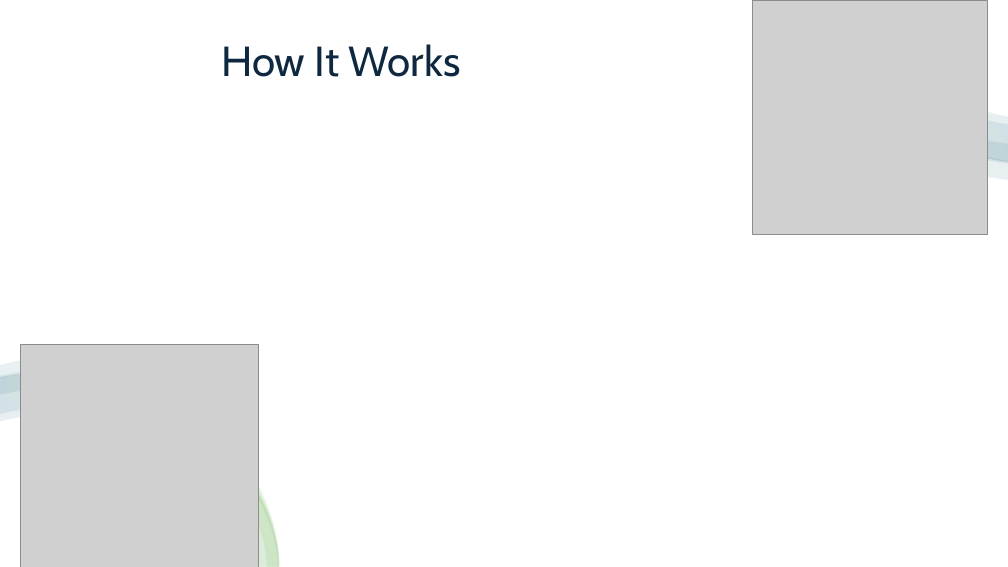
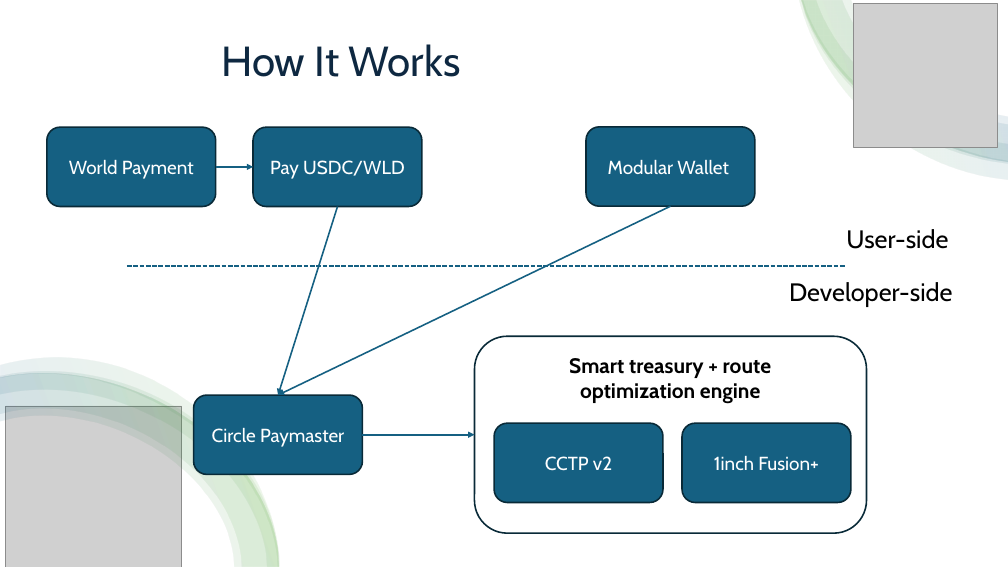
Before and after one commit to IntentPay/intent-pay, a slide deck: slide 7 of doc/ETH Global - IntentPay.pptx (slide 9 before the commit). Drawn at 1008x567 pixels with LibreOffice and Linux fonts; fonts in the diff are those of the drawing; grey boxes stand for pictures. Boxes give left, top, right and bottom in pixels: in the first picture for what was removed or moved away, otherwise in the second. Text is boxed around its words. In the diff, an @@ line names an element or a change of style, - is before the commit and + after.

```diff
--- a/doc/ETH Global - IntentPay.pptx
+++ b/doc/ETH Global - IntentPay.pptx
@@ picture removed at box(752, 0, 987, 234) @@
@@ picture added at box(854, 3, 997, 147) @@
@@ rounded rectangle added at box(47, 127, 216, 206), fill #156082, outline #092A39 1.5 pt, 18 pt, text #FFFFFF @@
+World Payment
@@ rounded rectangle added at box(253, 127, 422, 206), fill #156082, outline #092A39 1.5 pt, 18 pt, text #FFFFFF @@
+Pay USDC/WLD
@@ rounded rectangle added at box(586, 127, 755, 206), fill #156082, outline #092A39 1.5 pt, 18 pt, text #FFFFFF @@
+Modular Wallet
@@ arrow added from (216, 167) to (253, 167), #156082 1.5 pt @@
@@ arrow added from (337, 206) to (278, 395), #156082 1.5 pt @@
@@ arrow added from (671, 206) to (278, 395), #156082 1.5 pt @@
@@ text added at box(846, 229, 948, 249), 24 pt, text #000000 @@
+User-side
@@ line added from (127, 266) to (846, 266), #156082 1.5 pt dashed @@
@@ text added at box(789, 282, 953, 307), 24 pt, text #000000 @@
+Developer-side
@@ picture removed at box(20, 344, 259, 567) @@
@@ rounded rectangle added at box(475, 337, 867, 533), outline #092A39 1.5 pt @@
@@ text added at box(569, 358, 771, 404), 20 pt, text #000000, bold @@
+Smart treasury + route optimization engine
@@ picture added at box(6, 406, 182, 567) @@
@@ rounded rectangle added at box(194, 395, 362, 475), fill #156082, outline #092A39 1.5 pt, 18 pt, text #FFFFFF @@
+Circle Paymaster
@@ arrow added from (363, 435) to (475, 435), #156082 1.5 pt @@
@@ rounded rectangle added at box(495, 423, 663, 503), fill #156082, outline #092A39 1.5 pt, 18 pt, text #FFFFFF @@
+CCTP v2
@@ rounded rectangle added at box(682, 423, 851, 503), fill #156082, outline #092A39 1.5 pt, 18 pt, text #FFFFFF @@
+1inch Fusion+
```
Also in this commit, not shown: 10 other slides changed.
